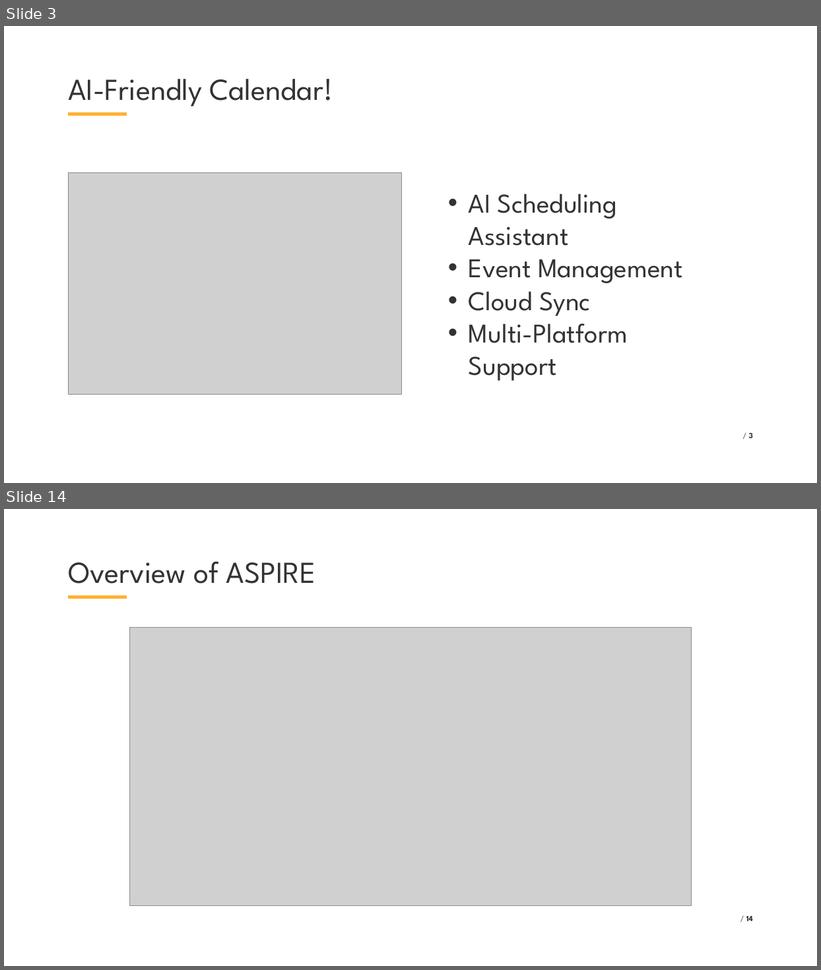
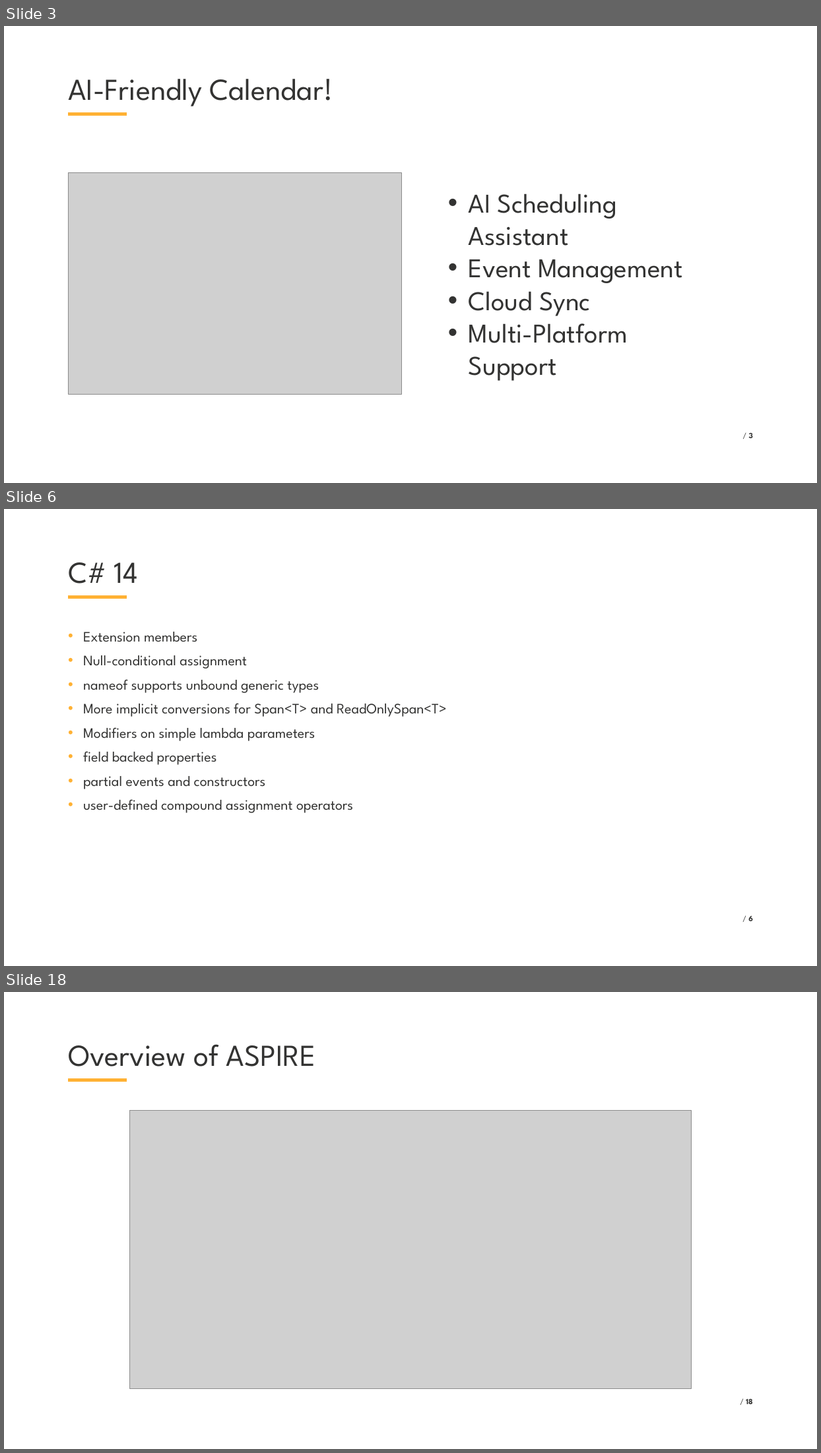
Before and after one commit to VladislavAntonyuk/AICalendar, a slide deck: .NET Conf 2025 - Ukraine (Eng).pptx. Shown one above the other, each under a label of ours: slides 3 and 14 before the commit, slides 3, 6 and 18 after it; the slides between them are not shown. The pictures are 821x970 and 821x1453 pixels, drawn with LibreOffice and Linux fonts; fonts in the diff are those of the drawing; grey boxes stand for pictures; background and template pictures are left out. Boxes give left, top, right and bottom in pixels: in the first picture for what was removed or moved away, otherwise in the second. Text is boxed around its words. In the diff, an @@ line names an element or a change of style, - is before the commit and + after.

```diff
--- a/.NET Conf 2025 - Ukraine (Eng).pptx
+++ b/.NET Conf 2025 - Ukraine (Eng).pptx
@@ slide 6 added at (x1=4, y1=509, x2=817, y2=966), background #FFFFFF; not listed: 1 template element that a slide beside it also shows @@
@@ title added at (x1=68, y1=562, x2=139, y2=584), 54 pt, text #333332 @@
+C# 14
@@ text added at (x1=83, y1=632, x2=447, y2=813), 25.6 pt, text #333332 @@
+• Extension members
+• Null-conditional assignment
+• nameof supports unbound generic types
+• More implicit conversions for Span<T> and ReadOnlySpan<T>
+• Modifiers on simple lambda parameters
+• field backed properties
+• partial events and constructors
+• user-defined compound assignment operators
@@ page number added at (x1=748, y1=916, x2=753, y2=921), 14 pt, text #333332 @@
+/ 6
@@ what was slide 14 is now slide 18 @@
@@ page number at (x1=746, y1=1399, x2=753, y2=1404): text changed @@
-/ 14
+/ 18
```
Also in this commit, not shown: 11 slides changed, 11 other slides added, 3 slides removed, 43 other files.
